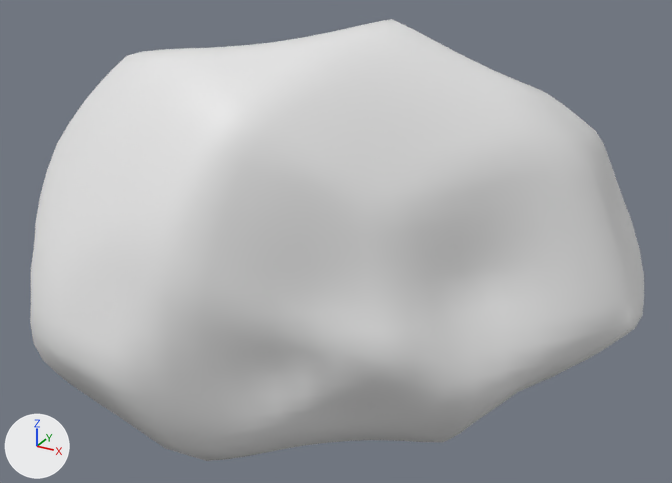
The FBX model EP_Rock_001.fbx: old version first, new version second.
Before and after are seen from a 50 mm lens placed at (3.47, -4.68, 1.84), pointed at (0.75, 0.25, -0.62). The axes (+X, +Y, +Z) are drawn at lower left. The lights are the same throughout.
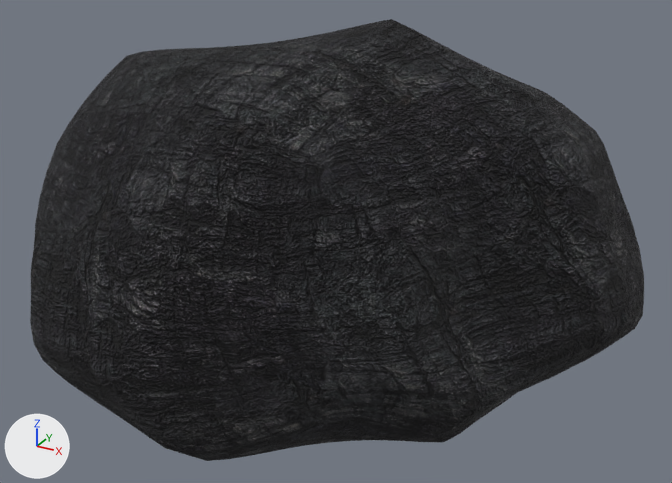
The newer file is also turned or shifted as a whole; pictures and numbers use the older file's frame.

The change, as a diff of the scene's bpy script:
```diff
--- a/EP_Rock_001.fbx.py
+++ b/EP_Rock_001.fbx.py
@@ img_ep_rock_001_color_png @@
+img_ep_rock_001_color_png = load_image('EP_Rock_001_Color.png', '_unpacked/EP_Rock_001_Color.png', 1000, 1000, 'sRGB')
@@ img_ep_rock_001_normal_png @@
+img_ep_rock_001_normal_png = load_image('EP_Rock_001_Normal.png', '_unpacked/EP_Rock_001_Normal.png', 1000, 1000, 'Non-Color')
@@ mat_material @@
 n0 = _N.new('ShaderNodeBsdfPrincipled'); n0.name = 'Principled BSDF'
+n0.inputs[2].default_value = 0.85  # 'Roughness'
 n1 = _N.new('ShaderNodeOutputMaterial'); n1.name = 'Material Output'
+n2 = _N.new('ShaderNodeTexImage'); n2.name = 'Image Texture'
+n2.image = img_ep_rock_001_color_png
+n3 = _N.new('ShaderNodeTexImage'); n3.name = 'Image Texture.001'
+n3.image = img_ep_rock_001_normal_png
+n4 = _N.new('ShaderNodeNormalMap'); n4.name = 'Normal Map'
+n4.inputs[0].default_value = 8.5  # 'Strength'
 _L.new(n0.outputs[0], n1.inputs[0])  # 'BSDF' to 'Surface'
+_L.new(n2.outputs[0], n0.inputs[0])  # 'Color' to 'Base Color'
+_L.new(n3.outputs[0], n4.inputs[1])  # 'Color' to 'Color'
+_L.new(n4.outputs[0], n0.inputs[5])  # 'Normal' to 'Normal'
```

What differs and where, as boxes (x1, y1, x2, y2) in the pictures (672 x 483 px):
'Cube', surface changed (white to black)
    both: (30, 19, 644, 461)
